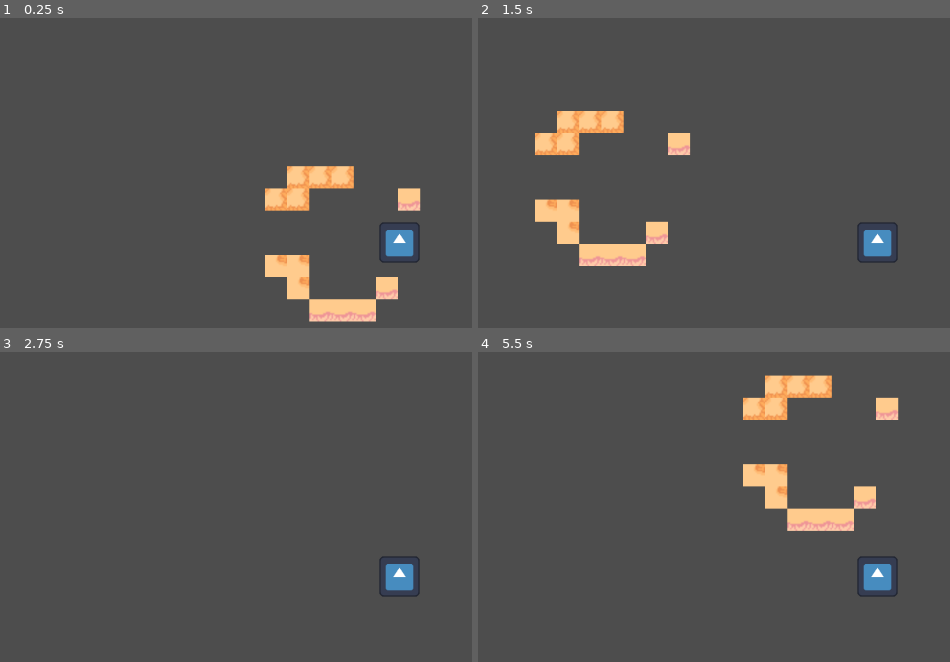
Above: before the commit, frames 1-4 (two rows, left to right).
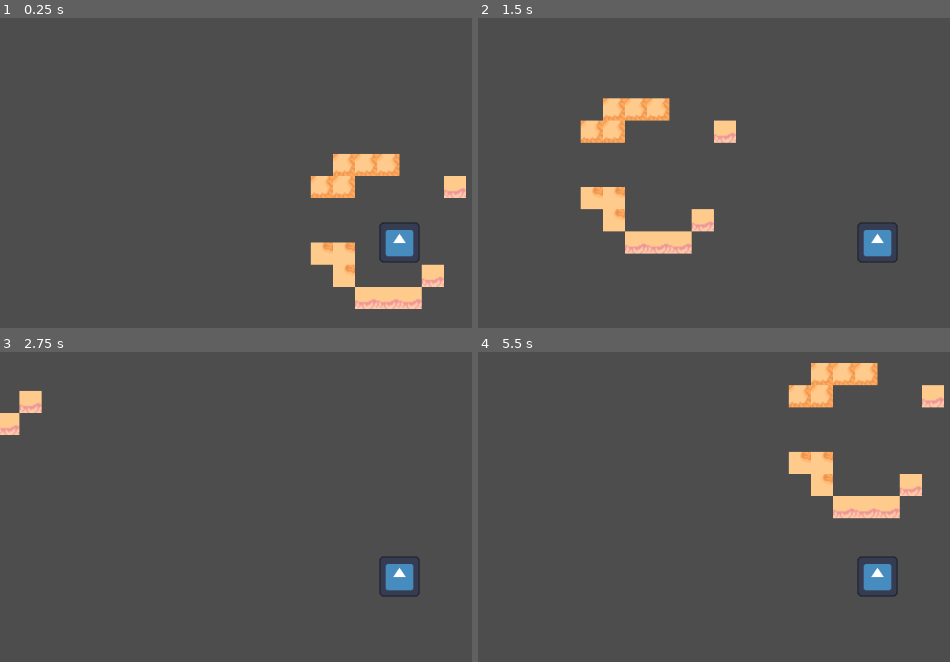
Above: after the commit, the same moments.

Repository: Vilkiy/Debt-Survivors
Game: Godot game, scene res://Assets/Scenes/Areas/Area_1.tscn
Same seed, same stepped clock (60 frames per second), same inputs: the game is played once before the commit and once after it. The engine's default icon, where the game draws it, is replaced by a stand-in: a white triangle on a blue panel in a dark square.
Inputs:
- Up to frame 1 (0.25 s): no input
- Up to frame 2 (1.5 s): tap Enter at 0.5 s; hold D (move_right) 0.53-1.28 s; hold S (move_down) from 1.28 s (still down)
- Up to frame 3 (2.75 s): release S (move_down) at 2.03 s; hold D (move_right) from 2.03 s (still down)
- Up to frame 4 (5.5 s): release D (move_right) at 2.78 s; hold W (move_up) 2.78-3.53 s; hold A (move_left) 3.53-5.03 s; hold S (move_down) from 5.03 s (still down)

The runs differ from the first frame. In frame 1, 7.7% of the frame differs, in the area x 56-99%, y 43-99%; in frame 2, 7.7%; in frame 3, 0.6%; in frame 4, 7.8%, in the area x 56-99%, y 3-58%.

Commit message:
Revert "git test"
This reverts commit 3280cdf7dbb915bff2377261d8c18076a494d40e.

Diff:
--- a/Assets/Scenes/Areas/Area_1.tscn
+++ b/Assets/Scenes/Areas/Area_1.tscn
@@ -476,5 +476,4 @@
 layer_0/tile_data = PackedInt32Array(65532, 327680, 2, 65533, 327680, 2, 131069, 327680, 2, -131076, 458752, 3, -131075, 458752, 3, -196611, 458752, 3, -196610, 458752, 3, -196609, 458752, 3, 65537, 786432, 2, 131072, 786432, 2, 196607, 786432, 2, 196606, 786432, 2, -196606, 786432, 2)
 
 [node name="CharacterBody2D" parent="." unique_id=303781923 instance=ExtResource("2_5mka6")]
-position = Vector2(33, -9)
 script = ExtResource("3_oqn7b")
